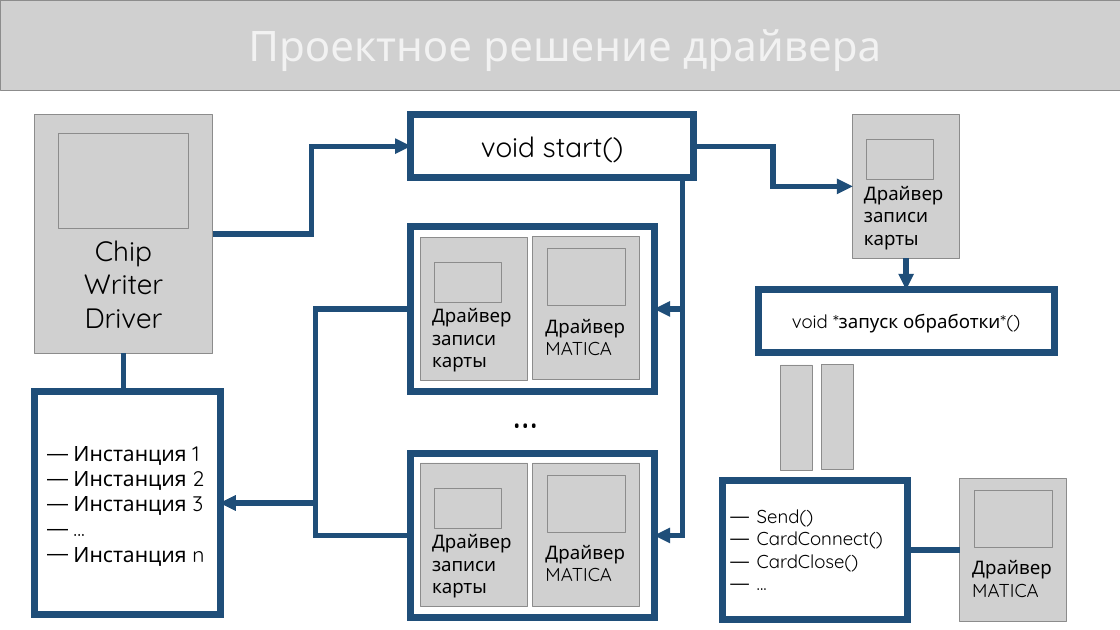
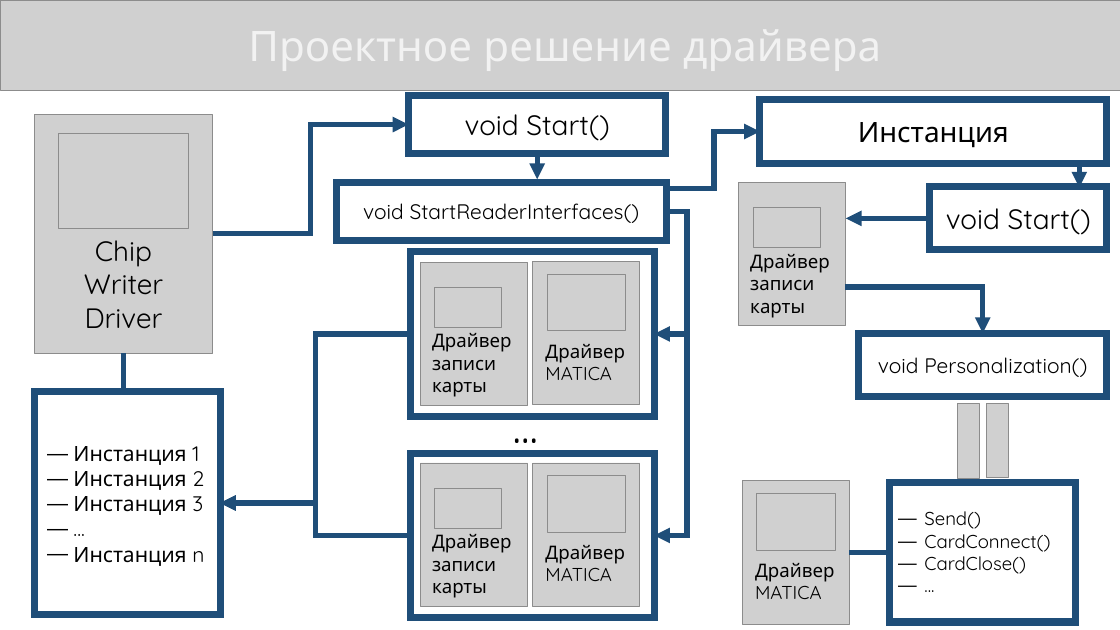
Before and after one commit to KonstantinShemyakin/Diplom, a slide deck: slide 10 of Presentation/NMSTU_Presentation.pptx. Drawn at 1120x630 pixels with LibreOffice and Linux fonts; fonts in the diff are those of the drawing; grey boxes stand for pictures. Boxes give left, top, right and bottom in pixels: in the first picture for what was removed or moved away, otherwise in the second. Text is boxed around its words. In the diff, an @@ line names an element or a change of style, - is before the commit and + after.

```diff
--- a/Presentation/NMSTU_Presentation.pptx
+++ b/Presentation/NMSTU_Presentation.pptx
@@ rectangle "void Start()": place and size @@
-rectangle "void Start()" at (411, 114, 693, 177)
+rectangle "void Start()" at (408, 96, 666, 154)
@@ text in rectangle at (465, 114, 609, 141): text changed @@
-void start()
+void Start()
@@ rectangle added at (760, 100, 1107, 163), outline #1F4E79 6 pt, 24 pt, text #000000 @@
+Инстанция
@@ elbow arrow moved from (213, 234) - (411, 146) to (213, 234) - (408, 124) @@
@@ elbow arrow moved from (694, 146) - (853, 187) to (668, 189) - (760, 132) @@
@@ arrow added from (538, 154) to (538, 179), #1F4E79 4.5 pt @@
@@ arrow moved from (907, 258) - (907, 290) to (1080, 161) - (1080, 187) @@
@@ rectangle added at (337, 182, 666, 240), outline #1F4E79 6 pt, 18 pt, text #000000 @@
+void StartReaderInterfaces()
@@ picture: place and size @@
-picture at (853, 114, 960, 258)
+picture at (739, 182, 846, 326)
@@ picture: place and size @@
-picture at (867, 139, 934, 180)
+picture at (754, 208, 821, 248)
@@ rectangle "void Start()": place and size @@
-rectangle "void Start()" at (759, 290, 1054, 353)
+rectangle "void Start()" at (930, 187, 1107, 250)
@@ text in rectangle at (946, 208, 1091, 235): text changed; size 16 to 24 pt @@
-void *запуск обработки*()
+void Start()
@@ elbow arrow moved from (683, 178) - (655, 535) to (666, 212) - (655, 535) @@
@@ elbow arrow moved from (683, 178) - (655, 309) to (666, 212) - (655, 334) @@
@@ arrow added from (930, 218) to (846, 218), #1F4E79 4.5 pt @@
@@ 4 pictures, 2 texts, 1 rectangle: place and size @@
-4 pictures, 2 texts, 1 rectangle at (411, 227, 655, 392)
+4 pictures, 2 texts, 1 rectangle at (411, 251, 655, 416)
@@ text "Драйвер записи карты": place and size @@
-text "Драйвер записи карты" at (864, 186, 944, 250)
+text "Драйвер записи карты" at (750, 254, 830, 318)
@@ elbow arrow added from (845, 287) to (983, 334), #1F4E79 4.5 pt @@
@@ elbow arrow moved from (411, 309) - (220, 503) to (411, 334) - (220, 503) @@
@@ rectangle added at (859, 334, 1107, 397), outline #1F4E79 6 pt, 18 pt, text #000000 @@
+void Personalization()
@@ text "...": place and size @@
-text "..." at (505, 377, 561, 442)
+text "..." at (505, 392, 561, 457)
@@ picture: place and size @@
-picture at (781, 365, 812, 471)
+picture at (957, 404, 979, 478)
@@ picture: place and size @@
-picture at (822, 364, 853, 469)
+picture at (987, 403, 1009, 478)
@@ picture: place and size @@
-picture at (960, 478, 1066, 622)
+picture at (743, 481, 849, 624)
@@ picture: place and size @@
-picture at (975, 491, 1053, 548)
+picture at (757, 493, 835, 550)
@@ text "Send()": place and size @@
-text "Send()" at (757, 509, 883, 572)
+text "Send()" at (924, 511, 1050, 574)
@@ rectangle: place and size @@
-rectangle at (723, 481, 908, 620)
+rectangle at (890, 483, 1075, 623)
@@ text "Драйвер": place and size @@
-text "Драйвер" at (972, 560, 1052, 597)
+text "Драйвер" at (755, 563, 835, 599)
@@ line moved from (960, 550) - (908, 550) to (849, 553) - (890, 553) @@
```
Also in this commit, not shown: 1 other slide changed, 1 slide added, 2 slides removed.
